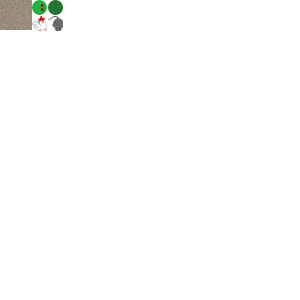
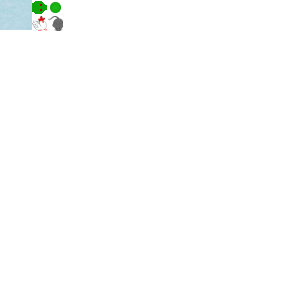
Before/after of a 300px x 300px layered artwork. What changed in the layer stack:
painted on "snake body" over (x1=48, y1=0, x2=63, y2=15)
painted on "snake head" over (x1=32, y1=0, x2=47, y2=15)
painted on "background" over (x1=0, y1=0, x2=32, y2=30)
